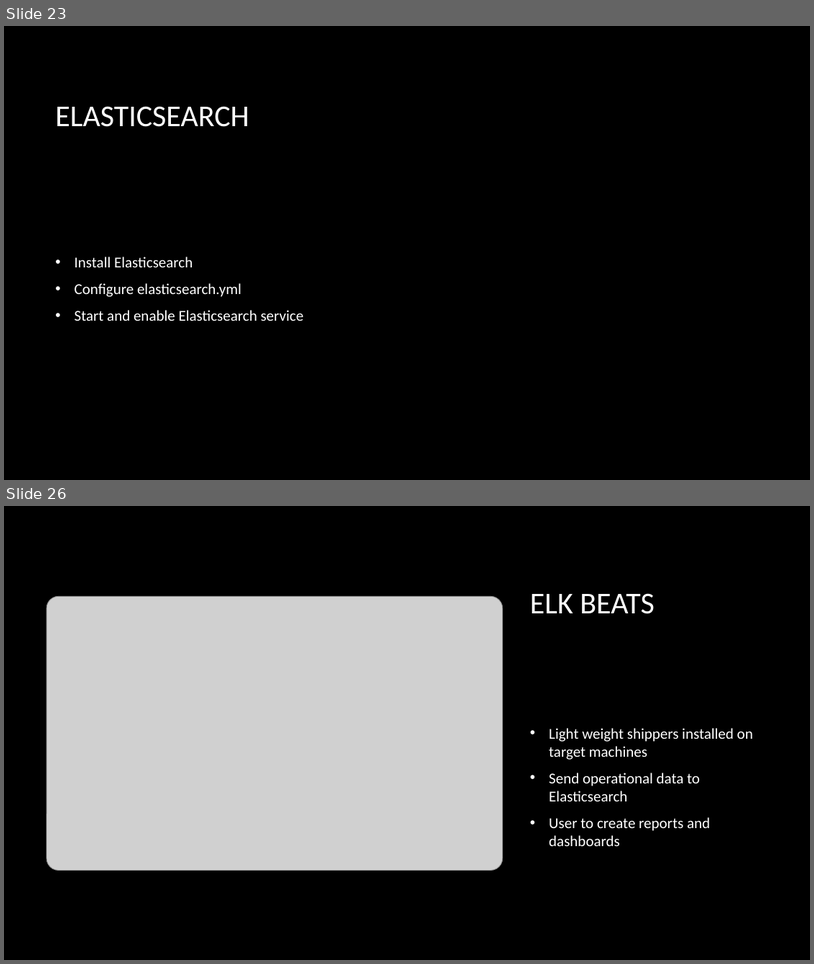
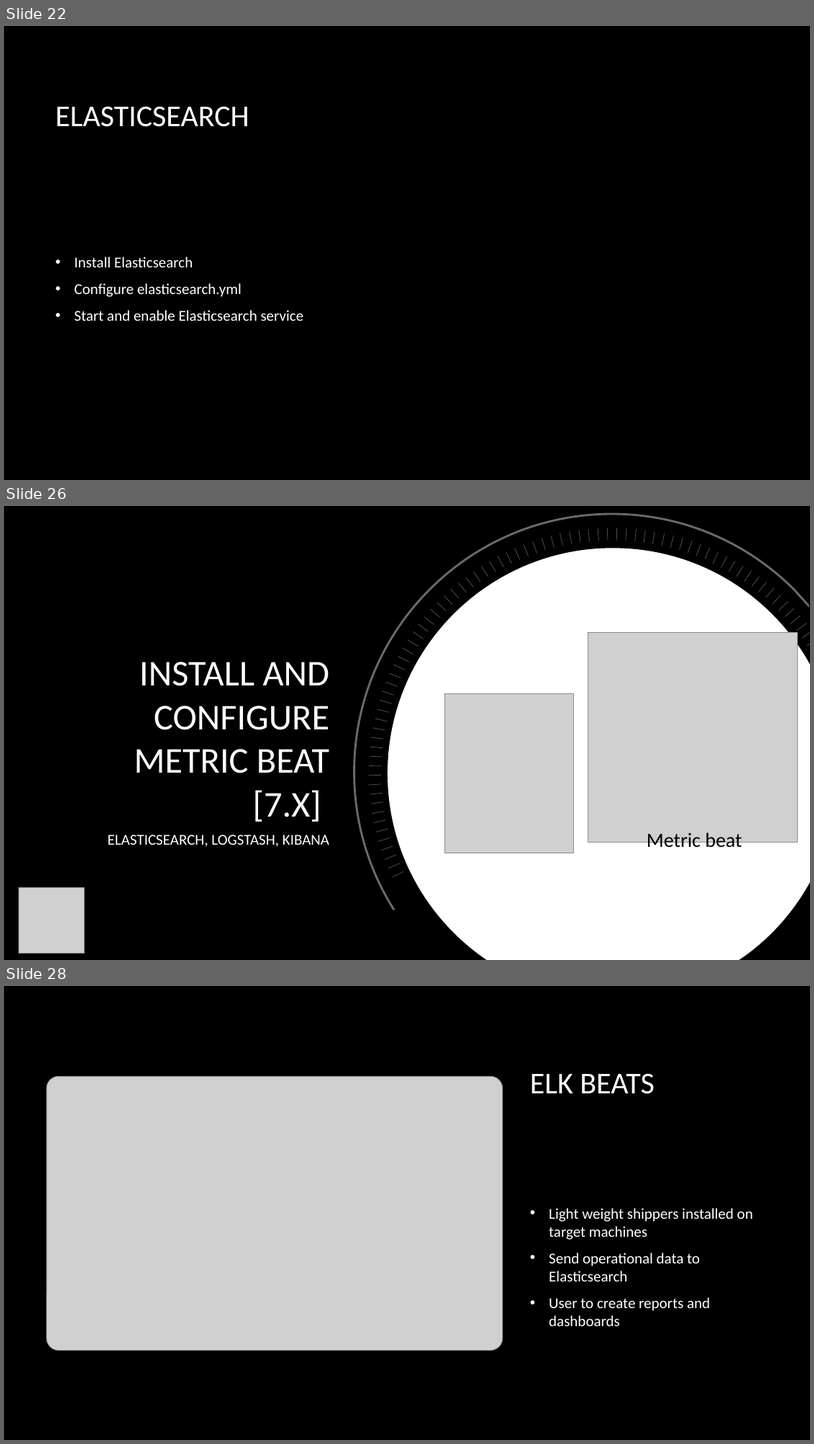
Before and after one commit to guanchaoguo/DeployElasticsearchUsingAnsible, a slide deck: artifacts/presentation/ElasticsearchUsingAnsible.pptx. Shown one above the other, each under a label of ours: slides 23 and 26 before the commit, slides 22, 26 and 28 after it; the slides between them are not shown. The pictures are 814x964 and 814x1444 pixels, drawn with LibreOffice and Linux fonts; fonts in the diff are those of the drawing; grey boxes stand for pictures; background and template pictures are left out. Boxes give left, top, right and bottom in pixels: in the first picture for what was removed or moved away, otherwise in the second. Text is boxed around its words. In the diff, an @@ line names an element or a change of style, - is before the commit and + after.

```diff
--- a/artifacts/presentation/ElasticsearchUsingAnsible.pptx
+++ b/artifacts/presentation/ElasticsearchUsingAnsible.pptx
@@ slide 26 added at [4,506,810,960], background picture (left out) @@
@@ freeform shape added at [354,512,810,910], fill #FFFFFF at 42% opacity @@
@@ freeform shape added at [389,549,810,960], fill #FFFFFF, outline #FFFFFF 4 pt @@
@@ picture added at [589,633,798,842] @@
@@ title added at [134,662,330,821], 43.2 pt, text #FFFFFF @@
+INSTALL AND CONFIGURE METRIC BEAT
+[7.X]
@@ picture added at [445,693,574,852] @@
@@ subtitle added at [108,834,329,847], 18 pt, text #FFFFFF @@
+ELASTICSEARCH, LOGSTASH, KIBANA
@@ text added at [647,832,742,852], 24 pt, text #000000 @@
+Metric beat
@@ group added at [369,528,810,877]: 78 lines @@
@@ picture added at [18,888,84,953] @@
@@ what was slide 23 is now slide 22 @@
@@ what was slide 26 is now slide 28 @@
```
Also in this commit, not shown: 2 slides changed, 24 other slides added, 2 slides removed, 28 other files.
